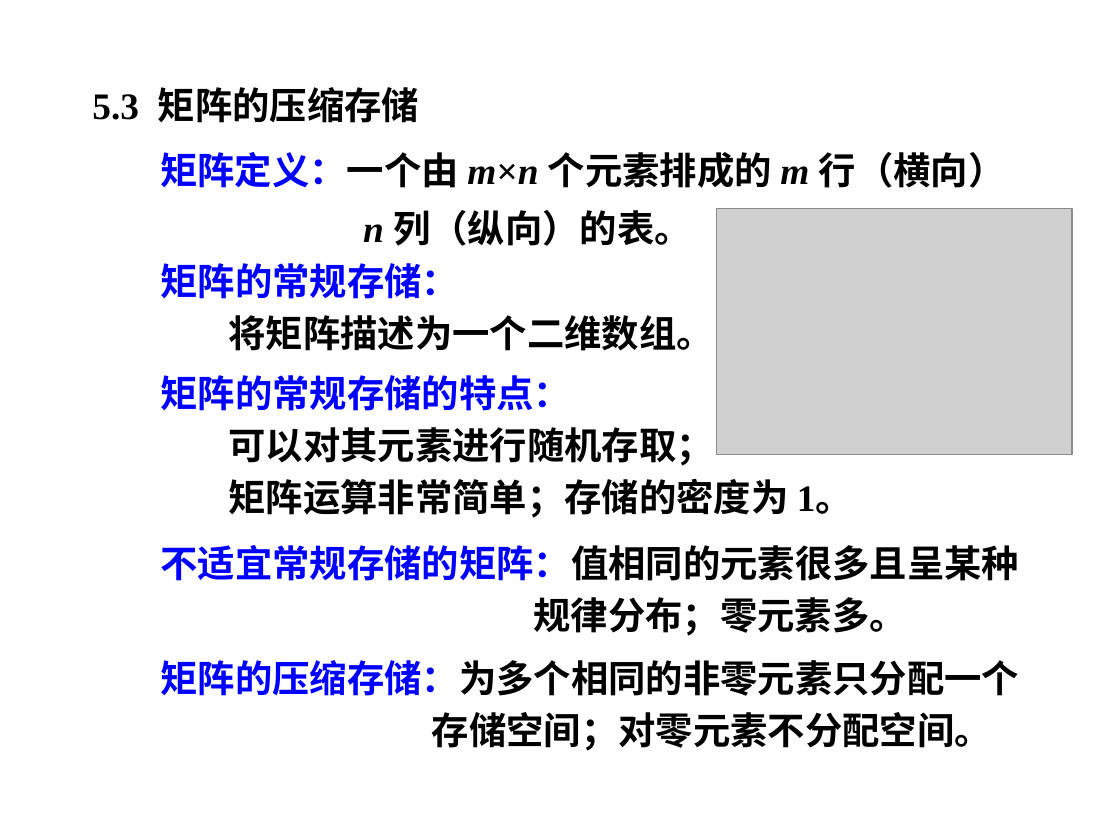
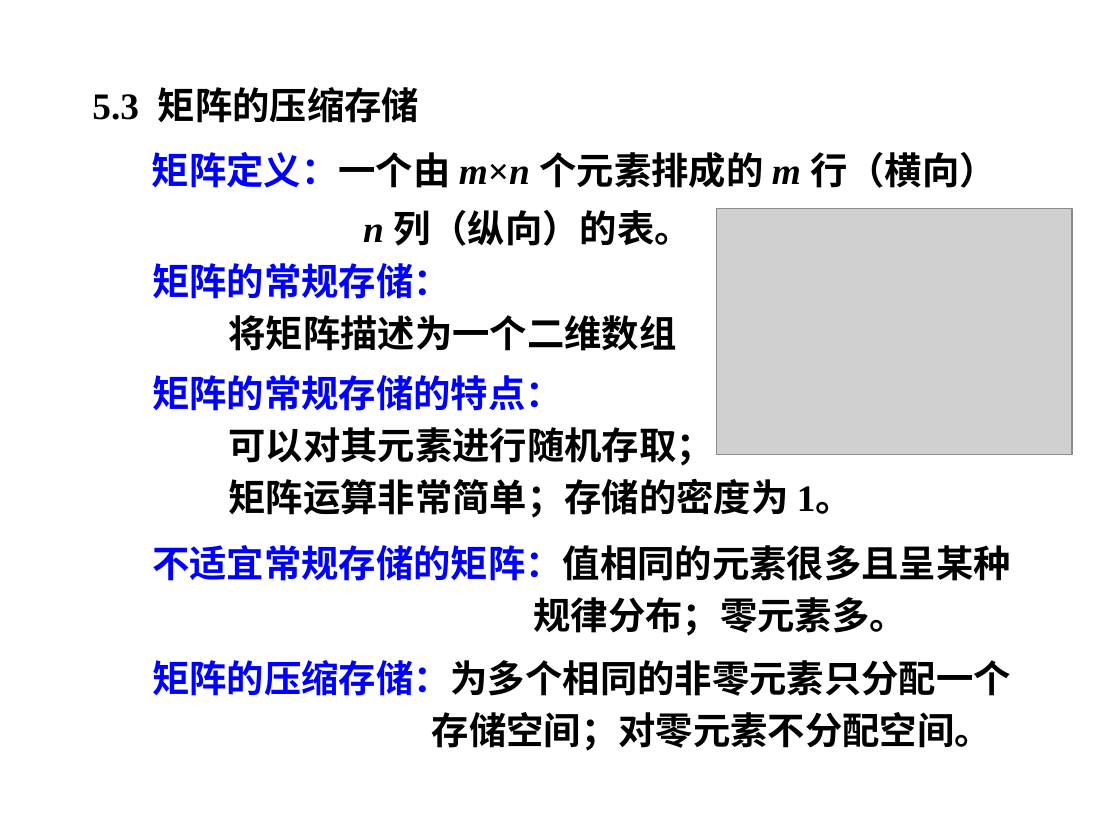
Before and after one commit to edu2act/course-datastructure, a slide deck: slide 23 of materials/slides/ds5.pptx. Drawn at 1120x840 pixels with LibreOffice and Linux fonts; fonts in the diff are those of the drawing; grey boxes stand for pictures; background and template pictures are left out. Boxes give left, top, right and bottom in pixels: in the first picture for what was removed or moved away, otherwise in the second. Text is boxed around its words. In the diff, an @@ line names an element or a change of style, - is before the commit and + after.

```diff
--- a/materials/slides/ds5.pptx
+++ b/materials/slides/ds5.pptx
@@ text "矩阵定义：一个由 m×n 个元素排成的 m 行（横向）": place and size @@
-text "矩阵定义：一个由 m×n 个元素排成的 m 行（横向）" at box(160, 152, 1006, 246)
+text "矩阵定义：一个由 m×n 个元素排成的 m 行（横向）" at box(152, 152, 997, 246)
@@ text at box(228, 315, 676, 351): text changed @@
-将矩阵描述为一个二维数组。
+将矩阵描述为一个二维数组
@@ 3 texts: place and size @@
-3 texts at box(161, 375, 1020, 751)
+3 texts at box(152, 375, 1011, 751)
```
Also in this commit, not shown: 4 other slides changed, 17 other files.
